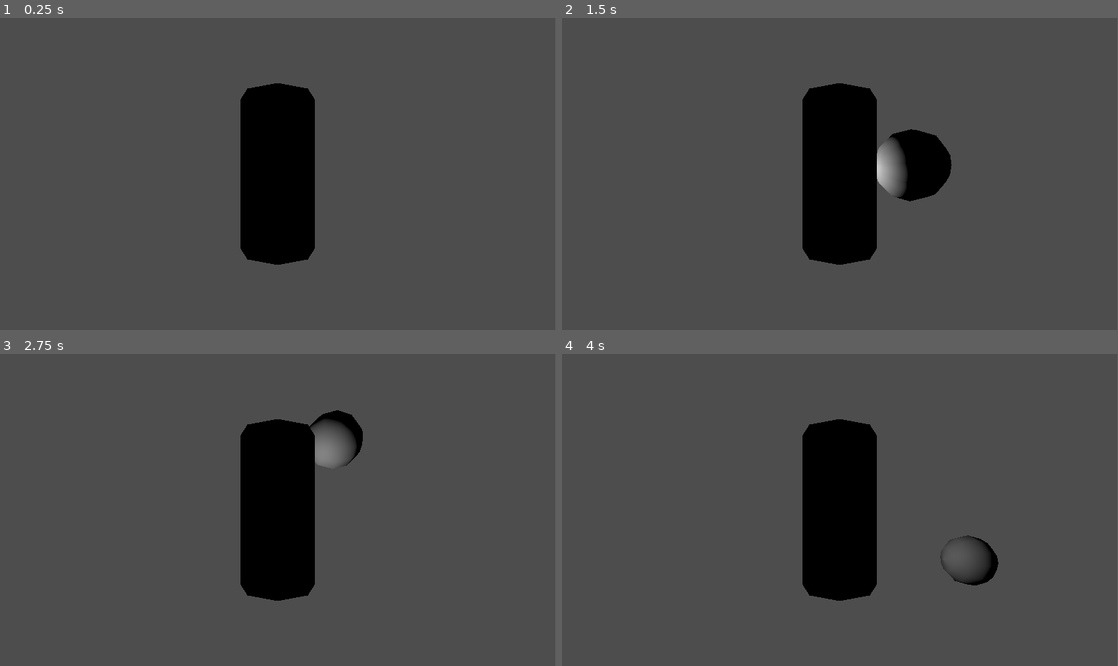
Above: before the commit, frames 1-4 (two rows, left to right).
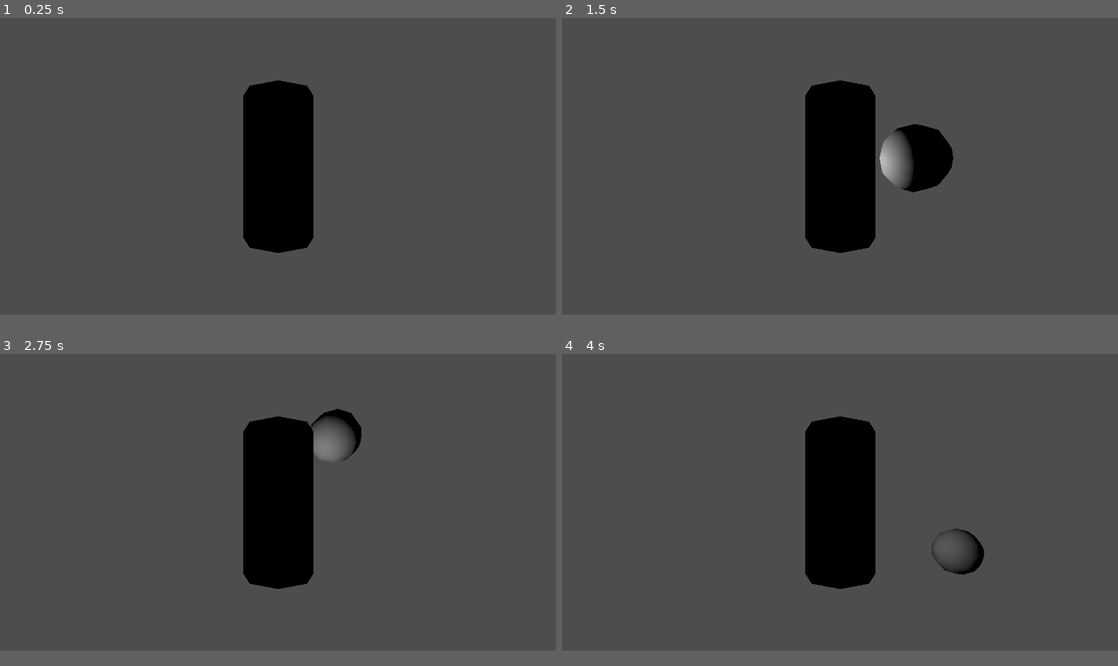
Above: after the commit, the same moments.

Repository: pinguinosod/gse_winterjam2024
Game: Godot game, scene res://main.tscn
The game is run twice, just before and just after one commit, with the same random seed, the same clock (stepped at 60 frames per second) and the same inputs.
Inputs (mouse positions are in pixels of both pictures, inside the frame that each line leads up to):
- Up to frame 1 (0.25 s): no input
- Up to frame 2 (1.5 s): tap Enter at 0.5 s; move the mouse to (962, 158) at 0.52 s; click (962, 158) at 0.67 s; tap Space at 1.25 s; move the mouse to (728, 189) at 1.27 s; click (728, 189) at 1.42 s
- Up to frame 3 (2.75 s): move the mouse to (333, 441) at 2.02 s; click (333, 441) at 2.17 s
- Up to frame 4 (4 s): move the mouse to (812, 572) at 2.77 s; click (812, 572) at 2.92 s; tap Enter at 3.5 s; move the mouse to (1006, 556) at 3.52 s; click (1006, 556) at 3.67 s
In our replay, the window is 799x449 before the commit and 800x427 after it. These sizes can differ from the game's own. Grey fills any space a smaller window leaves; there, only what the larger window draws over its background counts as a difference.

The runs differ from the first frame. In frame 1, 1.0% of the frame differs, in the area x 43-57%, y 20-80%; in frame 2, 2.2%, in the area x 43-71%, y 20-80%; in frame 3, 1.2%; in frame 4, 1.8%.

Commit message:
set resolution

Diff:
--- a/project.godot
+++ b/project.godot
@@ -14,6 +14,12 @@
 run/main_scene="res://main.tscn"
 config/features=PackedStringArray("4.3", "GL Compatibility")
 config/icon="res://icon.svg"
+
+[display]
+
+window/size/viewport_width=960
+window/size/viewport_height=512
+window/stretch/mode="viewport"
 
 [input]
 
